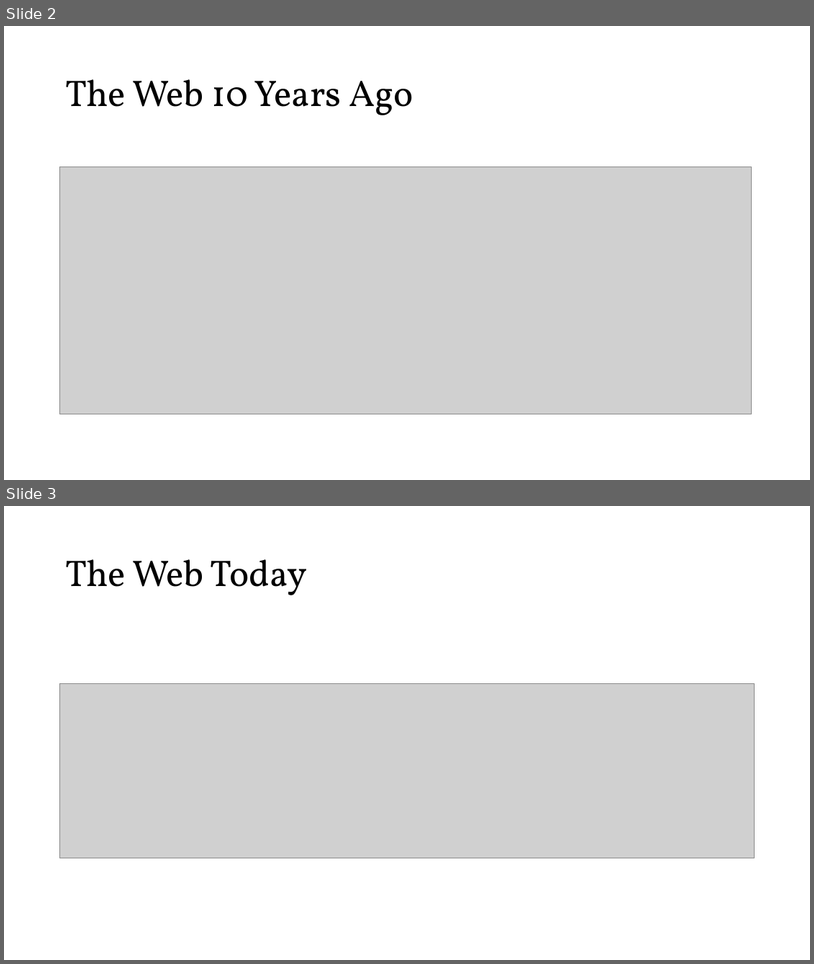
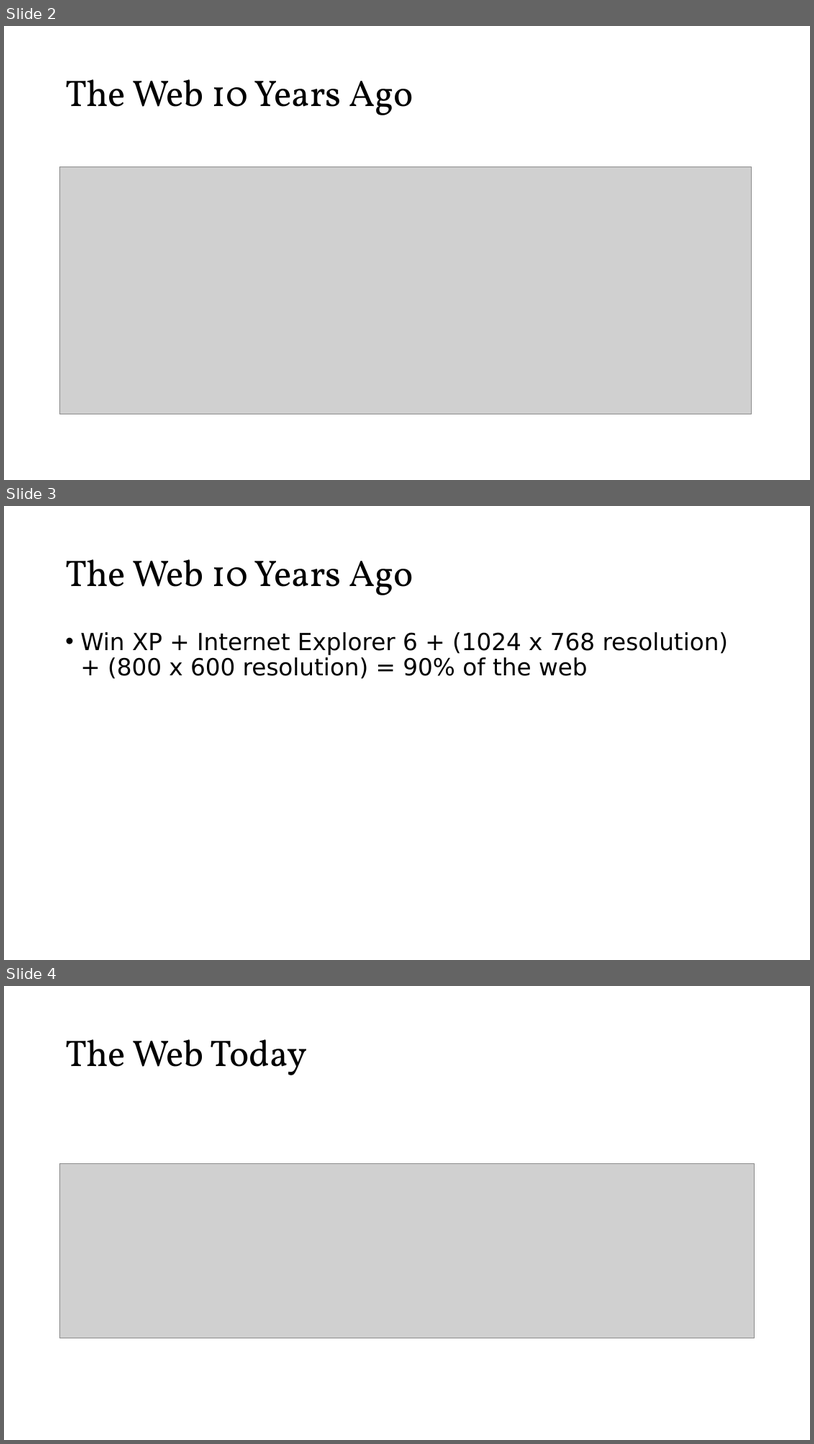
Before and after one commit to roblarsen/rob-larsen-presentations, a slide deck: wild-world-web.pptx. Shown one above the other, each under a label of ours: slides 2 and 3 before the commit, slides 2, 3 and 4 after it. The pictures are 814x964 and 814x1444 pixels, drawn with LibreOffice and Linux fonts; fonts in the diff are those of the drawing; grey boxes stand for pictures; background and template pictures are left out. Boxes give left, top, right and bottom in pixels: in the first picture for what was removed or moved away, otherwise in the second. Text is boxed around its words. In the diff, an @@ line names an element or a change of style, - is before the commit and + after.

Commit message:
updates

```diff
--- a/wild-world-web.pptx
+++ b/wild-world-web.pptx
@@ slide 3 added at (4,506,810,960), background picture (left out) @@
@@ title added at (65,559,414,595), 44 pt, text #000000 @@
+The Web 10 Years Ago
@@ text added at (80,632,729,679), 28 pt, text #000000 @@
+• Win XP + Internet Explorer 6 + (1024 x 768 resolution) + (800 x 600 resolution) = 90% of the web
@@ what was slide 3 is now slide 4 @@
```
Also in this commit, not shown: 1 slide changed.
